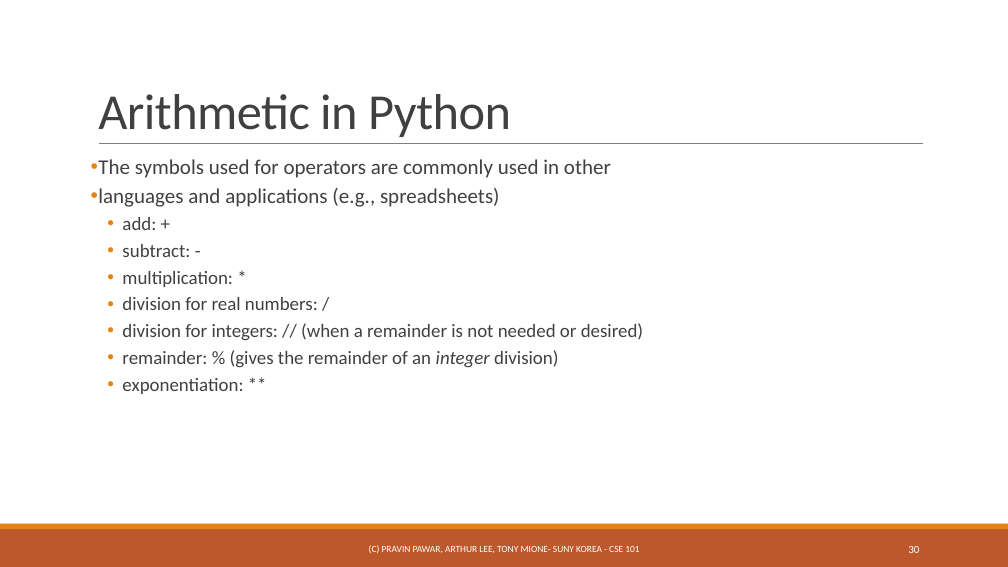
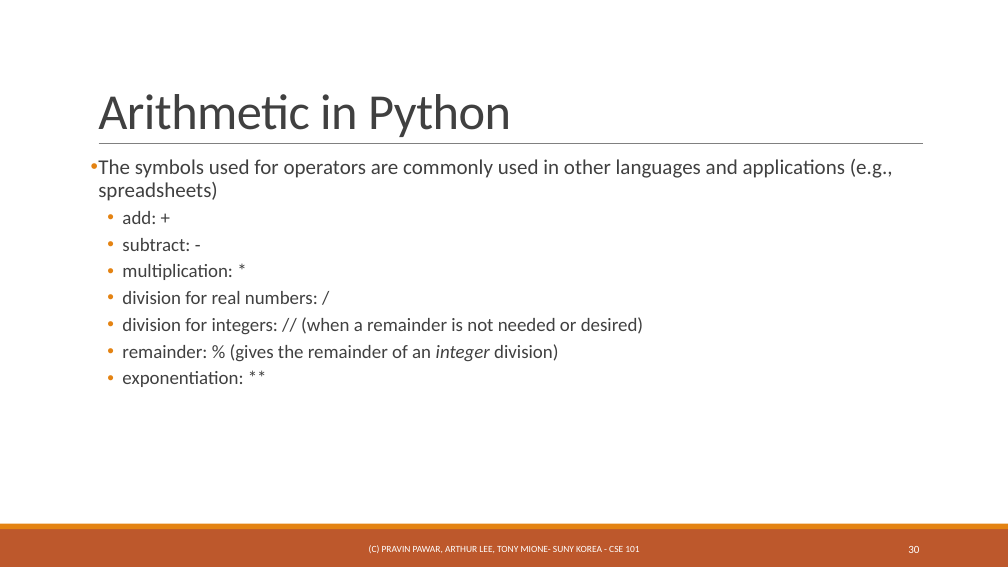
Before and after one commit to ppawar/ppawar.github.io, a slide deck: slide 30 of CSE101-S19/Slides/PPT/CSE101_Lec2.pptx. Drawn at 1008x567 pixels with LibreOffice and Linux fonts; fonts in the diff are those of the drawing. Boxes give left, top, right and bottom in pixels: in the first picture for what was removed or moved away, otherwise in the second. Text is boxed around its words. In the diff, an @@ line names an element or a change of style, - is before the commit and + after.

```diff
--- a/CSE101-S19/Slides/PPT/CSE101_Lec2.pptx
+++ b/CSE101-S19/Slides/PPT/CSE101_Lec2.pptx
@@ text at (x1=98, y1=159, x2=893, y2=201): text changed @@
-• The symbols used for operators are commonly used in other
-• languages and applications (e.g., spreadsheets)
+• The symbols used for operators are commonly used in other languages and applications (e.g., spreadsheets)
```
Also in this commit, not shown: 4 other slides changed, 24 other files.
